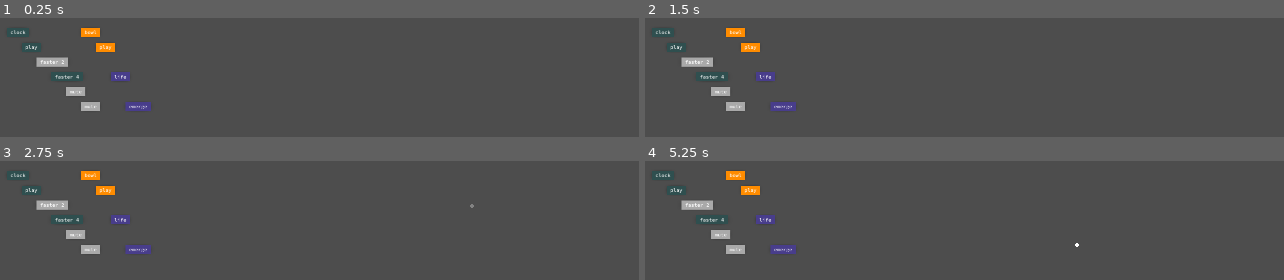
Above: before the commit, frames 1-4 (two rows, left to right).
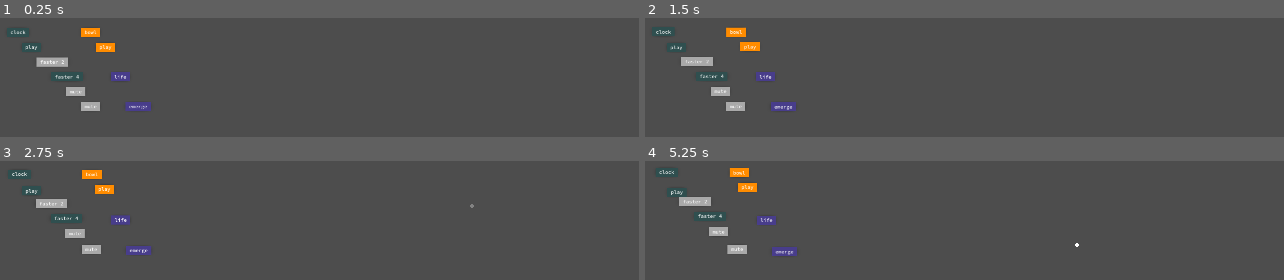
Above: after the commit, the same moments.

Repository: cappelnord/life-codes-interaction
Game: Godot game, scene res://interaction_test_bench.tscn
The game is run twice, just before and just after one commit, with the same random seed, the same clock (stepped at 60 frames per second) and the same inputs.
Inputs (mouse positions are in pixels of both pictures, inside the frame that each line leads up to):
- Up to frame 1 (0.25 s): no input
- Up to frame 2 (1.5 s): tap Enter at 0.5 s; move the mouse to (1213, 92) at 0.52 s; tap M at 0.6, 1.35 s; click (1213, 92) at 0.67 s; move the mouse to (996, 102) at 1.27 s; click (996, 102) at 1.42 s
- Up to frame 3 (2.75 s): move the mouse to (472, 206) at 2.02 s; tap M at 2.1 s; click (472, 206) at 2.17 s
- Up to frame 4 (5.25 s): move the mouse to (1028, 247) at 2.77 s; tap M every 0.75 s from 2.85 to 5.1 s; click (1028, 247) at 2.92 s; move the mouse to (1277, 271) at 3.52 s; click (1277, 271) at 3.67 s; move the mouse to (977, 243) at 4.27 s; click (977, 243) at 4.42 s; move the mouse to (1073, 245) at 5.02 s; click (1073, 245) at 5.17 s

The runs differ from the first frame. In frame 2, 0.6% of the frame differs, in the area x 1-24%, y 7-79%; in frame 3, 1.2%; in frame 4, 2.5%, in the area x 1-24%, y 5-80%.

Commit message:
a first behaviour implemented .. things get a bit messy (?)

Diff:
--- a/interaction/scripts/code_block/code_block.gd
+++ b/interaction/scripts/code_block/code_block.gd
@@ -1,5 +1,5 @@
 extends Node2D
-class_name  CodeBlock
+class_name CodeBlock
 
 enum Type {
 	SUBJECT,
@@ -10,6 +10,7 @@
 
 var slot: CodeBlockSlot
 var behaviour_host := CodeBlockBehaviourHost.new()
+var behaviour_activity_ramp := 1.0
 var arguments = {}
 var display_string
 var code_string
@@ -98,11 +99,17 @@
 	text_box_size = text_box_size + Vector2(2 * InteractionConfig.CODE_BLOCK_PADDING_X, 2 * InteractionConfig.CODE_BLOCK_PADDING_Y)
 
 func _physics_process(delta):
+
+	if is_involved():
+		behaviour_activity_ramp = 0
+	else:
+		behaviour_activity_ramp = lerp(behaviour_activity_ramp, 1.0, delta * 0.1)
+
 	var movement := behaviour_host.get_delta_movement(self, delta)
 	# we do not call move_delta and move directly as otherwise we
 	# got into a state where things are not higlighted properly .. it is important
 	# that this only happens when the block is not active, snapped or part of a group
-	position = position + movement
+	position = position + (movement * behaviour_activity_ramp)
 
 
 func move(new_position: Vector2, propagate_to_group: bool=true):
@@ -189,11 +196,14 @@
 	_update_visual_or_group_visual()
 
 func is_hovered():
-	var group_hover = false
+	var group_hover := false
 	if group != null:
 		group_hover = group.active_block_is_glued()
 	return _active_cursor != null or group_hover
 
+## Checks if the code block is involved in any activity. A code block that is involved in any activity should not move due to its own behaviour.
+func is_involved():
+	return _active_cursor != null or (group != null and group.has_action()) or visual.snapped
 
 func _on_connection_area_entered(collider: CodeBlockConnectionCollider):
 	if collider.block == self: return false
--- a/interaction/scripts/code_block/code_block_behaviour/code_block_behaviour.gd
+++ b/interaction/scripts/code_block/code_block_behaviour/code_block_behaviour.gd
@@ -2,7 +2,13 @@
 class_name CodeBlockBehaviour
 
 static var _template_dict = {
-	"default": CodeBlockNOPBehaviour.new()
+	"default": CodeBlockSmoothBrownianBehaviour.new(
+		Vector2(40.0, 40.0),
+		3.0, 4.0,
+		2.0, 4.0,
+		0.005
+	),
+	"nop": CodeBlockNOPBehaviour.new()
 }
 
 static func get_behaviour(key: String)->CodeBlockBehaviour:
--- /dev/null
+++ b/interaction/scripts/code_block/code_block_behaviour/code_block_smooth_brownian_behaviour.gd
@@ -0,0 +1,68 @@
+extends CodeBlockBehaviour
+class_name CodeBlockSmoothBrownianBehaviour
+
+var _range: Vector2
+
+var _from: Vector2
+var _to: Vector2
+var _current := Vector2.ZERO
+
+var _action_time: float
+var _time_elapsed: float
+
+var _min_travel_time: float
+var _max_travel_time: float
+var _min_wait_time: float
+var _max_wait_time: float
+var _filter_weight: float
+
+var _waiting_phase := true
+
+func _init(range: Vector2, min_travel_time: float, max_travel_time: float, min_wait_time: float, max_wait_time: float, filter_weight: float):
+	self._range = range
+	self._min_travel_time = min_travel_time
+	self._max_travel_time = max_travel_time
+	self._min_wait_time = min_wait_time
+	self._max_wait_time = max_wait_time
+	self._filter_weight = filter_weight
+
+	_look_for_target()
+
+func _look_for_target():
+	_from = _current
+	_to = Vector2(randf_range(-_range.x, _range.x), randf_range(-_range.y, _range.y))
+
+	_action_time = randf_range(_min_travel_time, _max_travel_time)
+	_time_elapsed = 0
+	_waiting_phase = false
+
+func _wait():
+	_waiting_phase = true
+	_action_time = randf_range(_min_wait_time, _max_wait_time)
+	_time_elapsed = 0
+
+# problem: the process should probably know when it should actulaly not move (or to what extend)
+
+func get_delta_movement(block: CodeBlock, host: CodeBlockBehaviourHost, delta: float)->Vector2:
+	var _current_target: Vector2
+	_time_elapsed += delta
+	if _waiting_phase:
+		_current_target = _to
+		if _time_elapsed >= _action_time:
+			_look_for_target()
+	else:
+		var x = clamp(_time_elapsed / _action_time, 0.0, 1.0)
+		_current_target = _from.lerp(_to, x)
+		if _time_elapsed >= _action_time:
+			_wait()
+
+	# zeno filter
+	_current_target = (_current_target * _filter_weight) + (_current * (1.0 - _filter_weight))
+
+	var delta_movement := _current_target - _current
+	_current = _current + delta_movement * block.behaviour_activity_ramp
+
+	return delta_movement
+
+func clone()->CodeBlockBehaviour:
+	return CodeBlockSmoothBrownianBehaviour.new(_range, _min_travel_time, _max_travel_time, _min_wait_time, _max_wait_time, _filter_weight)
--- a/interaction/scripts/code_block/code_block_group.gd
+++ b/interaction/scripts/code_block/code_block_group.gd
@@ -172,6 +172,9 @@
 	for member in all_members:
 		member.move_to_front()
 
+func has_action()->bool:
+	return action != null
+
 func on_commit_executed(commit_id: int):
 	print("on_commit_executed")
 	if commit_id == last_commit_id:
--- a/interaction/scripts/code_block/code_block_manager.gd
+++ b/interaction/scripts/code_block/code_block_manager.gd
@@ -28,21 +28,21 @@
 
 	CodeBlockVisual.oscillation_phase = fmod(CodeBlockVisual.oscillation_phase + InteractionConfig.CODE_BLOCK_OSCILLATON_PHI * delta, TAU)
 
-func add_spec(spec: CodeBlockSpec):
+func add_spec(spec: CodeBlockSpec)->CodeBlockSpec:
 	_specs[spec.id] = spec
 	return spec
 
 func get_spec(id: StringName)->CodeBlockSpec:
 	return _specs[id]
 
-func add_family(family: CodeBlockFamily):
+func add_family(family: CodeBlockFamily)->CodeBlockFamily:
 	_families[family.id] = family
 	return family
 
 func get_family(id: StringName)->CodeBlockFamily:
 	return _families[id]
 
-func add_slot(slot: CodeBlockSlot):
+func add_slot(slot: CodeBlockSlot)->CodeBlockSlot:
 	slot.manager = self
 	_slots[slot.id] = slot
 	return slot
